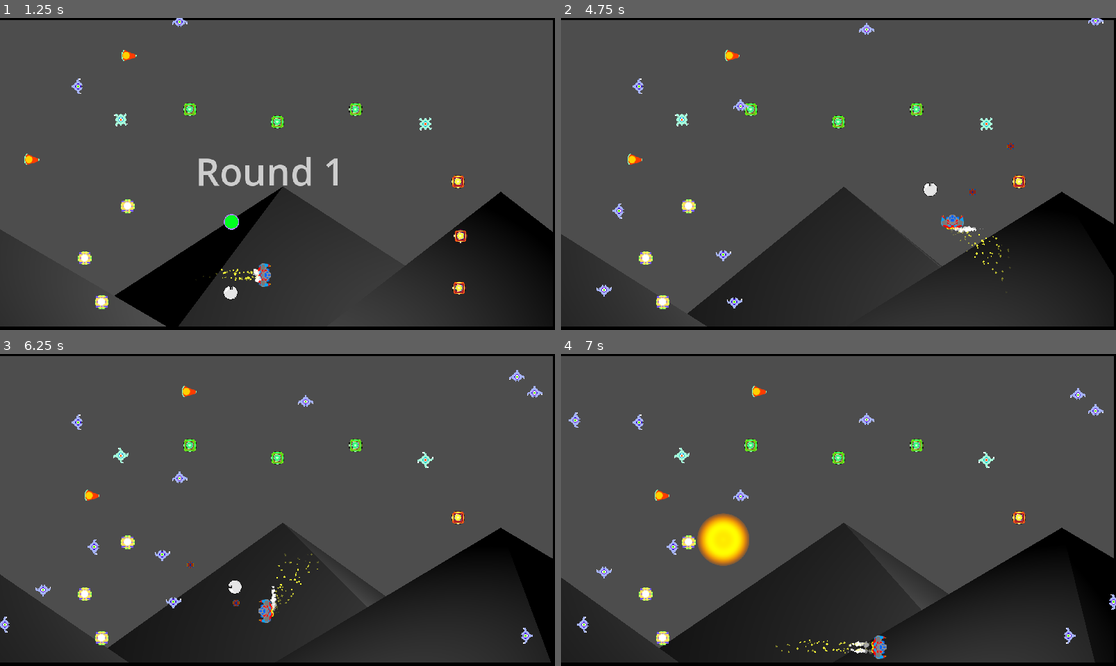
Above: before the commit, frames 1-4 (two rows, left to right).
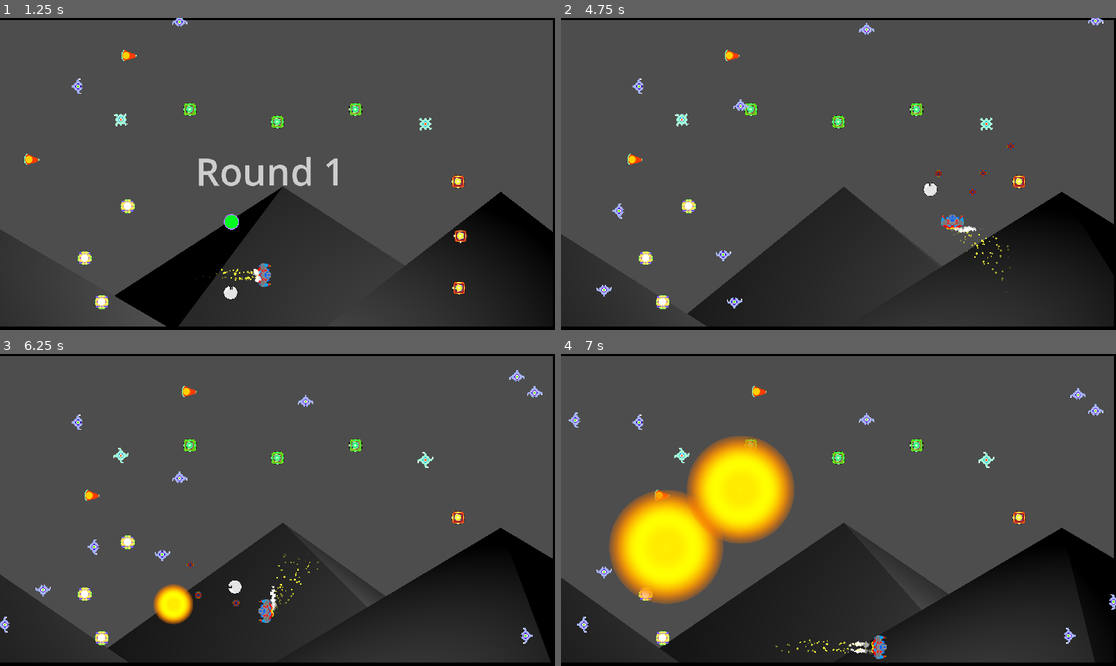
Above: after the commit, the same moments.

Repository: gamkedo-la/AttackStackCharlie
Game: Godot game, scene res://UI/MainMenu/main_menu.tscn
Same seed, same stepped clock (60 frames per second), same inputs: the game is played once before the commit and once after it. Sound files missing from this copy of the repository are replaced by a short silence.
Inputs:
- Up to frame 1 (1.25 s): click "PLAY GAME" at 0.5 s
- Up to frame 2 (4.75 s): hold D (move right) 1.28-2.03 s; hold Space (shoot) 1.28-2.03 s; hold S (move down) 2.03-2.78 s; tap Space (shoot) at 2.1, 3.6 s; hold D (move right) 2.78-3.53 s; hold Space (shoot) 2.78-3.53 s; hold W (move up) 3.53-4.28 s; hold A (move left) from 4.28 s (still down); hold Space (shoot) from 4.28 s (still down)
- Up to frame 3 (6.25 s): release Space (shoot) at 5.03 s; tap Space (shoot) at 5.1 s; release A (move left) at 5.78 s; hold S (move down) from 5.78 s (still down); hold Space (shoot) from 5.78 s (still down)
- Up to frame 4 (7 s): release S (move down) at 6.53 s; release Space (shoot) at 6.53 s; hold D (move right) from 6.53 s (still down); tap Space (shoot) at 6.6 s

Frame 1 is identical in both runs. In frame 2, less than 0.1% of the frame differs, in the area x 67-81%, y 48-76%; in frame 3, 0.8%; in frame 4, 11%, in the area x 8-43%, y 26-81%.

Commit message:
Drone fires when player fires

Diff:
--- a/Player/player.gd
+++ b/Player/player.gd
@@ -5,6 +5,7 @@
 @onready var shipSprite = get_node(shipSpritePath) as Node2D
 signal player_moved(new_position)
 signal player_turned(new_facing)
+signal player_fired(ship)
 
 const SHIP_SPEED = 250
 const SHOT_SPREAD = 25
@@ -98,6 +99,7 @@
 			shotSweepEdgeL = Vector2.UP
 			shotSweepEdgeR = Vector2.DOWN
 		shot.global_position = $ShootFrom.global_position + shipFacing*25 + (shotSweepEdgeL*xOffset+shotSweepEdgeR*n)*SHOT_SPREAD
+	emit_signal("player_fired", self)
 
 func get_time():
 	return Time.get_ticks_msec() / 1000.0
--- a/Player/playerdrone.gd
+++ b/Player/playerdrone.gd
@@ -14,6 +14,7 @@
 	var player_node = get_tree().current_scene.get_node("Player")
 	player_node.connect("player_moved", Callable(self, "_on_player_moved"))
 	player_node.connect("player_turned", Callable(self, "_on_player_turned"))
+	player_node.connect("player_fired", Callable(self, "_on_player_fired"))
 
 func _on_player_turned(new_facing):
 	drone_facing = new_facing
@@ -29,6 +30,21 @@
 func _on_player_moved(new_position):
 	player_position = new_position
 
+func _on_player_fired(ship):
+	for n in ship.shot_levels_dict[ship.LEVEL_TYPE_LIST[ship.LEVEL_TYPE.SPLIT]] + 1:
+		var xOffset = (ship.shot_levels_dict[ship.LEVEL_TYPE_LIST[ship.LEVEL_TYPE.SPLIT]]-1.0)/2.0
+		var shot = ship.shotBasic.instantiate();
+		get_tree().root.add_child(shot);
+		shot.activateShot(ship.shot_levels_dict[ship.LEVEL_TYPE_LIST[ship.LEVEL_TYPE.ROF]],
+			ship.BASE_SHOT_LIFE + ship.shot_levels_dict[ship.LEVEL_TYPE_LIST[ship.LEVEL_TYPE.RANGE]] * ship.EXTRA_SHOT_LIFE_INCREMENT,
+			ship.shipFacing);
+		var shotSweepEdgeL = Vector2.LEFT
+		var shotSweepEdgeR = Vector2.RIGHT
+		if ship.shipFacing == Vector2.LEFT || ship.shipFacing == Vector2.RIGHT:
+			shotSweepEdgeL = Vector2.UP
+			shotSweepEdgeR = Vector2.DOWN
+		shot.global_position = $ShootFrom.global_position + ship.shipFacing*25 + (shotSweepEdgeL*xOffset+shotSweepEdgeR*n)*ship.SHOT_SPREAD
+
 func _physics_process(delta):
 	current_angle += delta * ANGLE_CHANGE
 	position.x = player_position.x + DISTANCE * cos(current_angle)
--- a/Player/playerdrone.tscn
+++ b/Player/playerdrone.tscn
@@ -18,3 +18,5 @@
 [node name="CollisionShape2D" type="CollisionShape2D" parent="."]
 scale = Vector2(1.5, 1.5)
 shape = SubResource("CircleShape2D_d0nx8")
+
+[node name="ShootFrom" type="Node2D" parent="."]
